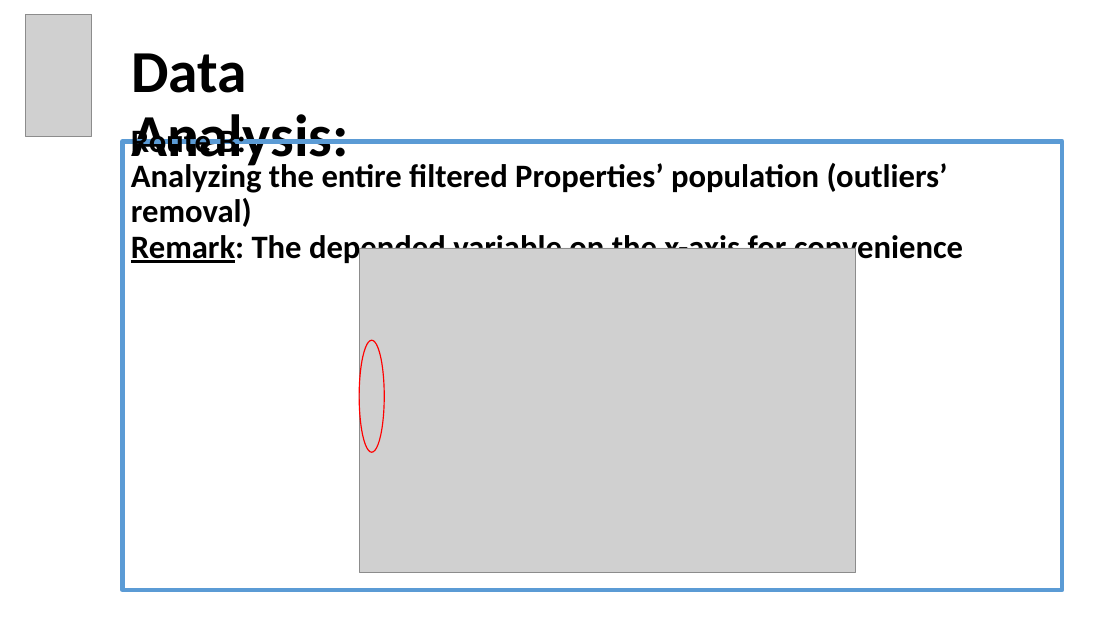
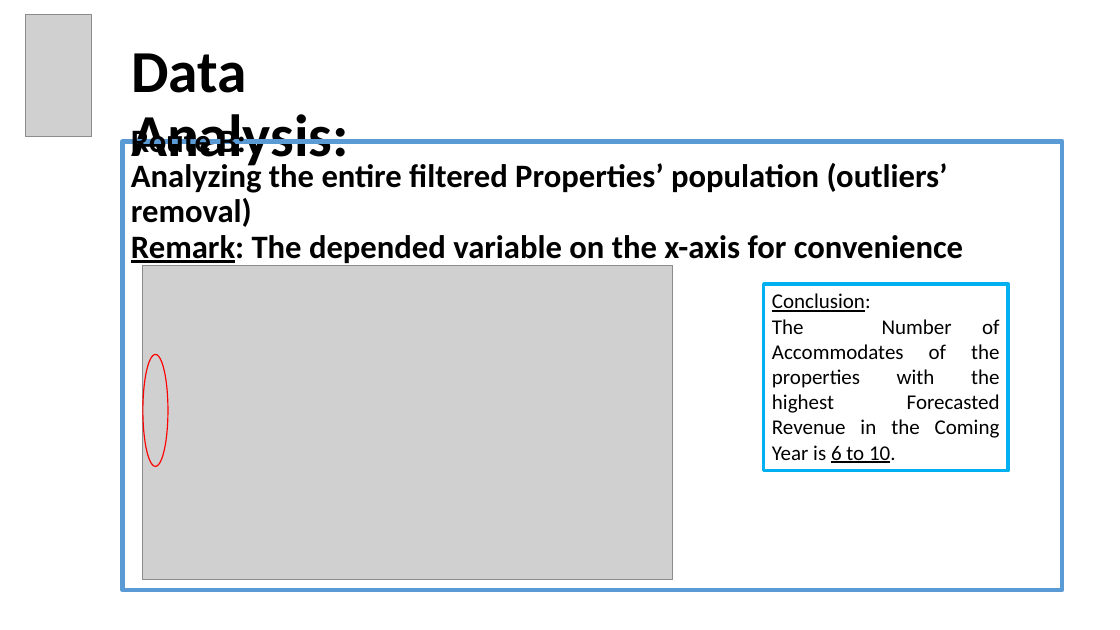
Before and after one commit to EyalVultz/Fianl-Project-Data-Analyst-Program-Hebrew-University-of-Jerusalem-Class-4-Group-2, a slide deck: slide 17 of Final Project Data Analyst Program Hebrew University of Jerusalem Class No. 4 Group 2.pptx (slide 14 before the commit). Drawn at 1120x630 pixels with LibreOffice and Linux fonts; fonts in the diff are those of the drawing; grey boxes stand for pictures. Boxes give left, top, right and bottom in pixels: in the first picture for what was removed or moved away, otherwise in the second. Text is boxed around its words. In the diff, an @@ line names an element or a change of style, - is before the commit and + after.

```diff
--- a/Final Project Data Analyst Program Hebrew University of Jerusalem Class No. 4 Group 2.pptx
+++ b/Final Project Data Analyst Program Hebrew University of Jerusalem Class No. 4 Group 2.pptx
@@ picture: place and size @@
-picture at (360, 248, 856, 572)
+picture at (143, 266, 673, 580)
@@ rectangle added at (764, 284, 1008, 471), outline #00B0F0 3 pt, 18 pt, text #000000 @@
+Conclusion:
+The Number of Accommodates of the properties with the highest Forecasted Revenue in the Coming Year is 6 to 10.
@@ ellipse: place and size @@
-ellipse at (360, 340, 385, 452)
+ellipse at (143, 355, 168, 466)
```
Also in this commit, not shown: 8 other slides changed, 3 slides added.
